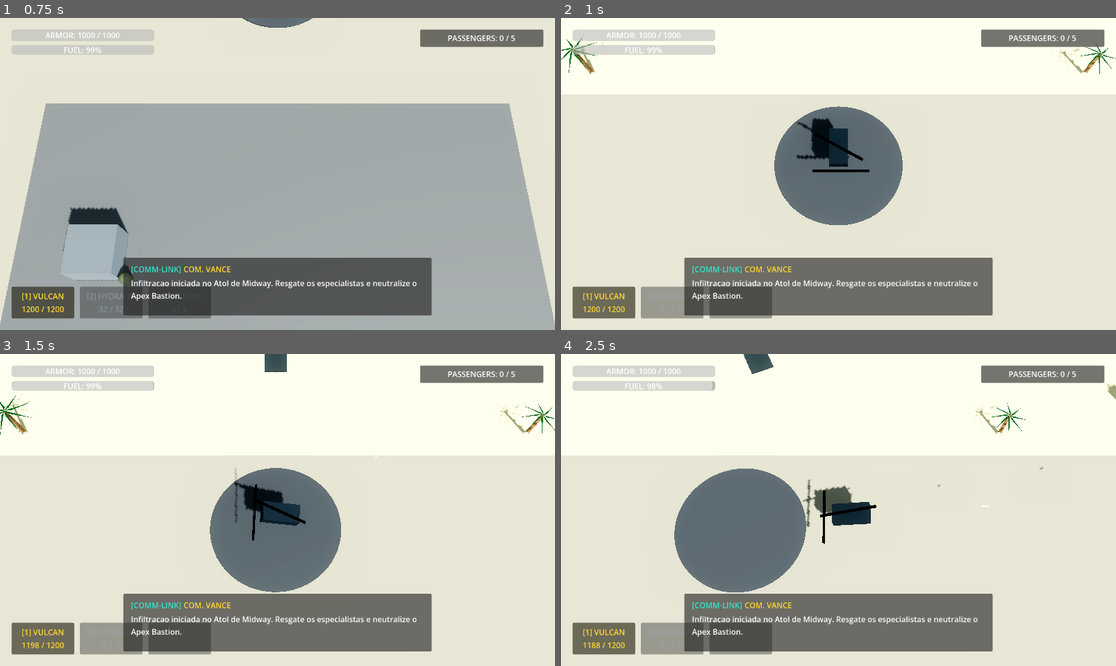
Above: before the commit, frames 1-4 (two rows, left to right).
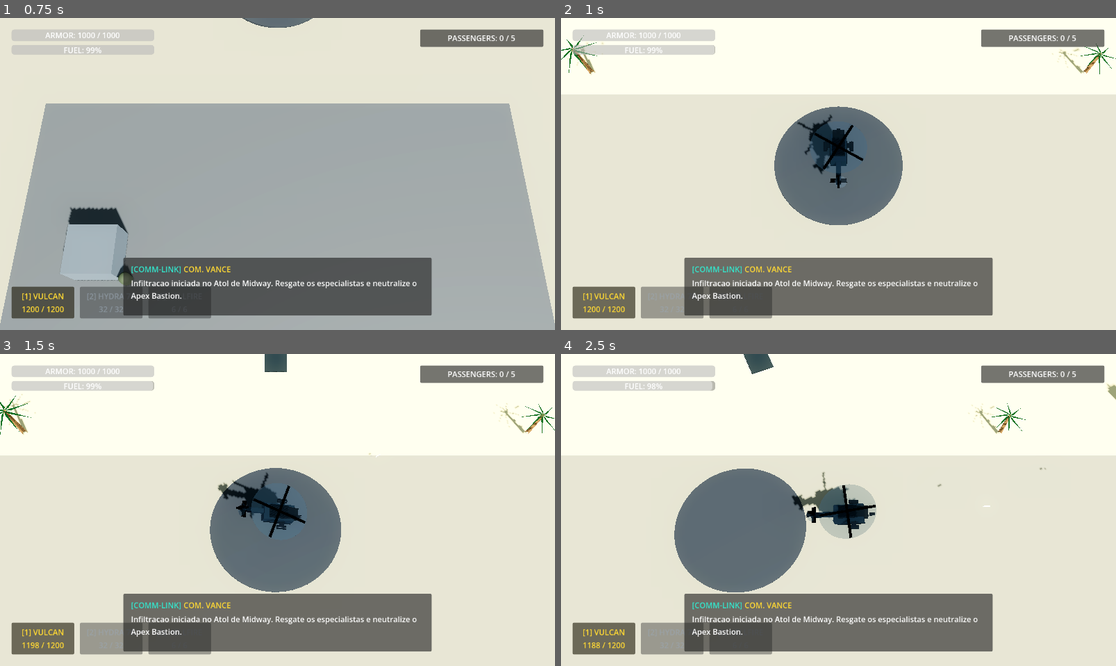
Above: after the commit, the same moments.

Repository: alexcamargos/BlackoutStrike
Game: Godot game, scene res://scenes/core/main.tscn
Same seed, same stepped clock (60 frames per second), same inputs: the game is played once before the commit and once after it.
Inputs (mouse positions are in pixels of both pictures, inside the frame that each line leads up to):
- Up to frame 1 (0.75 s): click "INICIAR INCURSAO" at 0.5 s
- Up to frame 2 (1 s): no input
- Up to frame 3 (1.5 s): tap Enter at 1.25 s; move the mouse to (399, 494) at 1.27 s; press the mouse at (399, 494) at 1.28 s; hold D (move_east) from 1.28 s (still down)
- Up to frame 4 (2.5 s): release D (move_east) at 2 s; release the mouse at (960, 494) at 2 s; drag from (727, 525) to (810, 572) at 2.02 s

Frame 1 is identical in both runs. In frame 2, 0.9% of the frame differs, in the area x 42-56%, y 30-55%; in frame 3, 0.9%; in frame 4, 1.4%, in the area x 41-88%, y 36-61%.

Commit message:
feat(player): implementar modelo modular PBR e articulacao do r9x mohawk

Diff:
--- a/scenes/entities/player/player_helicopter.tscn
+++ b/scenes/entities/player/player_helicopter.tscn
@@ -34,13 +34,64 @@
 size = Vector3(1.8, 1.2, 4.2)
 
 [sub_resource type="StandardMaterial3D" id="StandardMaterial3D_vanguard_hull"]
-albedo_color = Color(0.231373, 0.301961, 0.368627, 1)
+albedo_color = Color(0.164706, 0.219608, 0.278431, 1)
 metallic = 0.8
 roughness = 0.25
 
 [sub_resource type="BoxMesh" id="BoxMesh_fuselage"]
 material = SubResource("StandardMaterial3D_vanguard_hull")
-size = Vector3(1.6, 1.0, 3.2)
+size = Vector3(1.4, 0.95, 2.6)
+
+[sub_resource type="StandardMaterial3D" id="StandardMaterial3D_canopy"]
+transparency = 1
+albedo_color = Color(0.05, 0.08, 0.12, 0.95)
+metallic = 0.95
+roughness = 0.05
+
+[sub_resource type="BoxMesh" id="BoxMesh_canopy"]
+material = SubResource("StandardMaterial3D_canopy")
+size = Vector3(1.0, 0.55, 1.3)
+
+[sub_resource type="StandardMaterial3D" id="StandardMaterial3D_carbon"]
+albedo_color = Color(0.1, 0.12, 0.15, 1)
+metallic = 0.85
+roughness = 0.2
+
+[sub_resource type="BoxMesh" id="BoxMesh_turboshaft"]
+material = SubResource("StandardMaterial3D_carbon")
+size = Vector3(1.1, 0.42, 1.6)
+
+[sub_resource type="BoxMesh" id="BoxMesh_tail_boom"]
+material = SubResource("StandardMaterial3D_vanguard_hull")
+size = Vector3(0.36, 0.36, 2.3)
+
+[sub_resource type="BoxMesh" id="BoxMesh_vertical_fin"]
+material = SubResource("StandardMaterial3D_carbon")
+size = Vector3(0.12, 0.95, 0.65)
+
+[sub_resource type="BoxMesh" id="BoxMesh_horizontal_stab"]
+material = SubResource("StandardMaterial3D_carbon")
+size = Vector3(1.4, 0.06, 0.35)
+
+[sub_resource type="BoxMesh" id="BoxMesh_stub_wings"]
+material = SubResource("StandardMaterial3D_carbon")
+size = Vector3(2.4, 0.12, 0.4)
+
+[sub_resource type="CylinderMesh" id="CylinderMesh_hydra_pod"]
+material = SubResource("StandardMaterial3D_carbon")
+top_radius = 0.18
+bottom_radius = 0.18
+height = 0.8
+
+[sub_resource type="CylinderMesh" id="CylinderMesh_vulcan_chin"]
+material = SubResource("StandardMaterial3D_carbon")
+top_radius = 0.12
+bottom_radius = 0.14
+height = 0.5
+
+[sub_resource type="BoxMesh" id="BoxMesh_skid"]
+material = SubResource("StandardMaterial3D_carbon")
+size = Vector3(0.08, 0.08, 2.4)
 
 [sub_resource type="StandardMaterial3D" id="StandardMaterial3D_rotor"]
 albedo_color = Color(0.12, 0.14, 0.16, 1)
@@ -49,7 +100,29 @@
 
 [sub_resource type="BoxMesh" id="BoxMesh_rotor_blade"]
 material = SubResource("StandardMaterial3D_rotor")
-size = Vector3(4.8, 0.05, 0.25)
+size = Vector3(4.8, 0.04, 0.22)
+
+[sub_resource type="StandardMaterial3D" id="StandardMaterial3D_rotor_blur"]
+transparency = 1
+cull_mode = 2
+albedo_color = Color(0.18, 0.24, 0.3, 0.22)
+roughness = 0.3
+
+[sub_resource type="CylinderMesh" id="CylinderMesh_main_blur"]
+material = SubResource("StandardMaterial3D_rotor_blur")
+top_radius = 2.45
+bottom_radius = 2.45
+height = 0.02
+
+[sub_resource type="CylinderMesh" id="CylinderMesh_tail_blur"]
+material = SubResource("StandardMaterial3D_rotor_blur")
+top_radius = 0.5
+bottom_radius = 0.5
+height = 0.02
+
+[sub_resource type="BoxMesh" id="BoxMesh_tail_blade"]
+material = SubResource("StandardMaterial3D_rotor")
+size = Vector3(0.04, 0.95, 0.12)
 
 [node name="PlayerHelicopter" type="CharacterBody3D"]
 collision_layer = 2
@@ -62,29 +135,89 @@
 [node name="HelicopterMeshContainer" type="Node3D" parent="."]
 
 [node name="FuselageMesh" type="MeshInstance3D" parent="HelicopterMeshContainer"]
+transform = Transform3D(1, 0, 0, 0, 1, 0, 0, 0, 1, 0, 0, 0.2)
 mesh = SubResource("BoxMesh_fuselage")
 
-[node name="MainRotor" type="MeshInstance3D" parent="HelicopterMeshContainer"]
-transform = Transform3D(1, 0, 0, 0, 1, 0, 0, 0, 1, 0, 0.65, 0.2)
+[node name="Canopy" type="MeshInstance3D" parent="HelicopterMeshContainer/FuselageMesh"]
+transform = Transform3D(1, 0, 0, 0, 0.978148, 0.207912, 0, -0.207912, 0.978148, 0, 0.28, -1.0)
+mesh = SubResource("BoxMesh_canopy")
+
+[node name="TurboshaftHousing" type="MeshInstance3D" parent="HelicopterMeshContainer/FuselageMesh"]
+transform = Transform3D(1, 0, 0, 0, 1, 0, 0, 0, 1, 0, 0.48, 0.05)
+mesh = SubResource("BoxMesh_turboshaft")
+
+[node name="TailBoom" type="MeshInstance3D" parent="HelicopterMeshContainer/FuselageMesh"]
+transform = Transform3D(1, 0, 0, 0, 1, 0, 0, 0, 1, 0, 0.15, 2.1)
+mesh = SubResource("BoxMesh_tail_boom")
+
+[node name="VerticalFin" type="MeshInstance3D" parent="HelicopterMeshContainer/FuselageMesh"]
+transform = Transform3D(1, 0, 0, 0, 0.951057, 0.309017, 0, -0.309017, 0.951057, 0, 0.55, 3.2)
+mesh = SubResource("BoxMesh_vertical_fin")
+
+[node name="HorizontalStabilizer" type="MeshInstance3D" parent="HelicopterMeshContainer/FuselageMesh"]
+transform = Transform3D(1, 0, 0, 0, 1, 0, 0, 0, 1, 0, 0.25, 3.0)
+mesh = SubResource("BoxMesh_horizontal_stab")
+
+[node name="StubWings" type="MeshInstance3D" parent="HelicopterMeshContainer/FuselageMesh"]
+transform = Transform3D(1, 0, 0, 0, 1, 0, 0, 0, 1, 0, 0, -0.4)
+mesh = SubResource("BoxMesh_stub_wings")
+
+[node name="HydraPodLeftMesh" type="MeshInstance3D" parent="HelicopterMeshContainer/FuselageMesh"]
+transform = Transform3D(1, 0, 0, 0, -4.37114e-08, -1, 0, 1, -4.37114e-08, -1.15, -0.15, -0.4)
+mesh = SubResource("CylinderMesh_hydra_pod")
+
+[node name="HydraPodRightMesh" type="MeshInstance3D" parent="HelicopterMeshContainer/FuselageMesh"]
+transform = Transform3D(1, 0, 0, 0, -4.37114e-08, -1, 0, 1, -4.37114e-08, 1.15, -0.15, -0.4)
+mesh = SubResource("CylinderMesh_hydra_pod")
+
+[node name="VulcanTurretFairing" type="MeshInstance3D" parent="HelicopterMeshContainer/FuselageMesh"]
+transform = Transform3D(1, 0, 0, 0, -4.37114e-08, -1, 0, 1, -4.37114e-08, 0, -0.32, -1.95)
+mesh = SubResource("CylinderMesh_vulcan_chin")
+
+[node name="SkidLeft" type="MeshInstance3D" parent="HelicopterMeshContainer/FuselageMesh"]
+transform = Transform3D(1, 0, 0, 0, 1, 0, 0, 0, 1, -0.7, -0.55, -0.1)
+mesh = SubResource("BoxMesh_skid")
+
+[node name="SkidRight" type="MeshInstance3D" parent="HelicopterMeshContainer/FuselageMesh"]
+transform = Transform3D(1, 0, 0, 0, 1, 0, 0, 0, 1, 0.7, -0.55, -0.1)
+mesh = SubResource("BoxMesh_skid")
+
+[node name="MainRotor" type="Node3D" parent="HelicopterMeshContainer"]
+transform = Transform3D(1, 0, 0, 0, 1, 0, 0, 0, 1, 0, 0.72, 0.25)
+
+[node name="BladesLongitudinal" type="MeshInstance3D" parent="HelicopterMeshContainer/MainRotor"]
 mesh = SubResource("BoxMesh_rotor_blade")
 
-[node name="TailRotor" type="MeshInstance3D" parent="HelicopterMeshContainer"]
-transform = Transform3D(1, 0, 0, 0, 1, 0, 0, 0, 1, 0.2, 0.3, 2.3)
+[node name="BladesLateral" type="MeshInstance3D" parent="HelicopterMeshContainer/MainRotor"]
+transform = Transform3D(-4.37114e-08, 0, 1, 0, 1, 0, -1, 0, -4.37114e-08, 0, 0, 0)
 mesh = SubResource("BoxMesh_rotor_blade")
 
+[node name="MainRotorBlurDisk" type="MeshInstance3D" parent="HelicopterMeshContainer/MainRotor"]
+mesh = SubResource("CylinderMesh_main_blur")
+
+[node name="TailRotor" type="Node3D" parent="HelicopterMeshContainer"]
+transform = Transform3D(1, 0, 0, 0, 1, 0, 0, 0, 1, 0.18, 0.55, 3.4)
+
+[node name="TailBlades" type="MeshInstance3D" parent="HelicopterMeshContainer/TailRotor"]
+mesh = SubResource("BoxMesh_tail_blade")
+
+[node name="TailRotorBlurDisk" type="MeshInstance3D" parent="HelicopterMeshContainer/TailRotor"]
+transform = Transform3D(-4.37114e-08, 0, 1, 0, 1, 0, -1, 0, -4.37114e-08, 0, 0, 0)
+mesh = SubResource("CylinderMesh_tail_blur")
+
 [node name="MuzzleMarkers" type="Node3D" parent="HelicopterMeshContainer"]
 
 [node name="VulcanMuzzle" type="Marker3D" parent="HelicopterMeshContainer/MuzzleMarkers"]
-transform = Transform3D(1, 0, 0, 0, 1, 0, 0, 0, 1, 0, -0.3, -1.8)
+transform = Transform3D(1, 0, 0, 0, 1, 0, 0, 0, 1, 0, -0.32, -1.95)
 
 [node name="HydraPodLeft" type="Marker3D" parent="HelicopterMeshContainer/MuzzleMarkers"]
-transform = Transform3D(1, 0, 0, 0, 1, 0, 0, 0, 1, -1.1, -0.1, -0.6)
+transform = Transform3D(1, 0, 0, 0, 1, 0, 0, 0, 1, -1.15, -0.15, -0.4)
 
 [node name="HydraPodRight" type="Marker3D" parent="HelicopterMeshContainer/MuzzleMarkers"]
-transform = Transform3D(1, 0, 0, 0, 1, 0, 0, 0, 1, 1.1, -0.1, -0.6)
+transform = Transform3D(1, 0, 0, 0, 1, 0, 0, 0, 1, 1.15, -0.15, -0.4)
 
 [node name="HellfireHardpoint" type="Marker3D" parent="HelicopterMeshContainer/MuzzleMarkers"]
-transform = Transform3D(1, 0, 0, 0, 1, 0, 0, 0, 1, 0, -0.4, 0.2)
+transform = Transform3D(1, 0, 0, 0, 1, 0, 0, 0, 1, 0, -0.38, 0.1)
 
 [node name="FlightMovementController" type="Node" parent="."]
 script = ExtResource("2_flight")
Binary file added: assets/models/vehicles/r9x_mohawk.glb
Not shown: 1 places in scenes/entities/player/player_helicopter.tscn that only renumber resources
